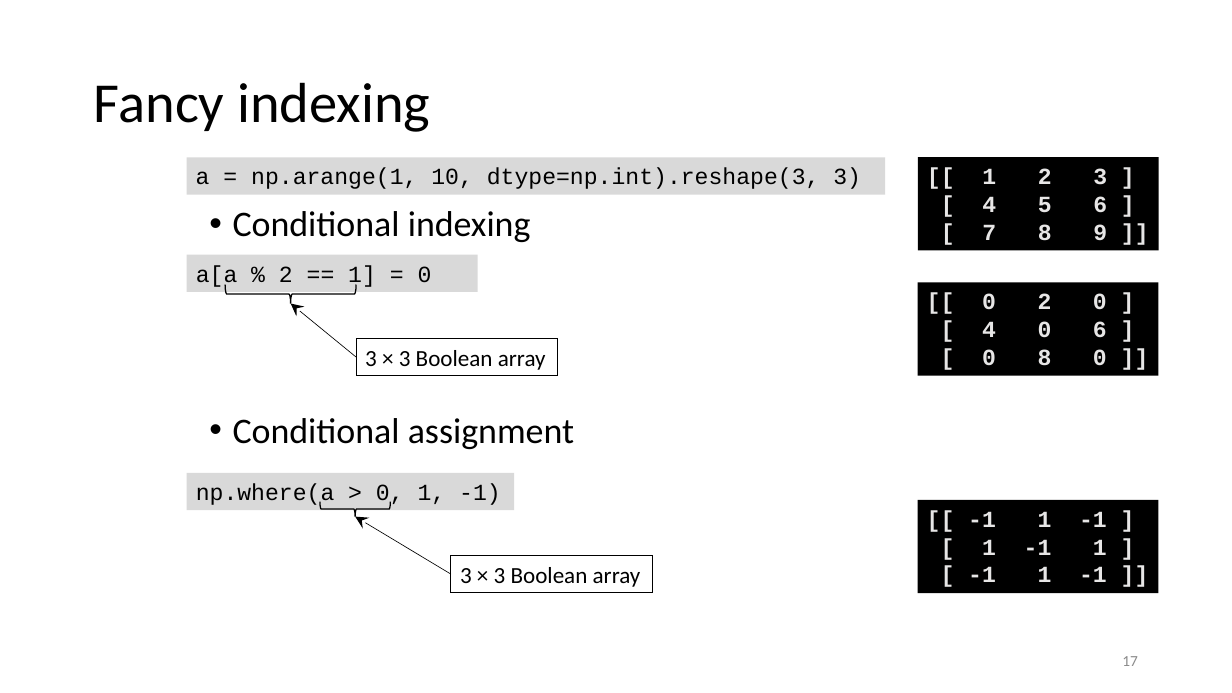
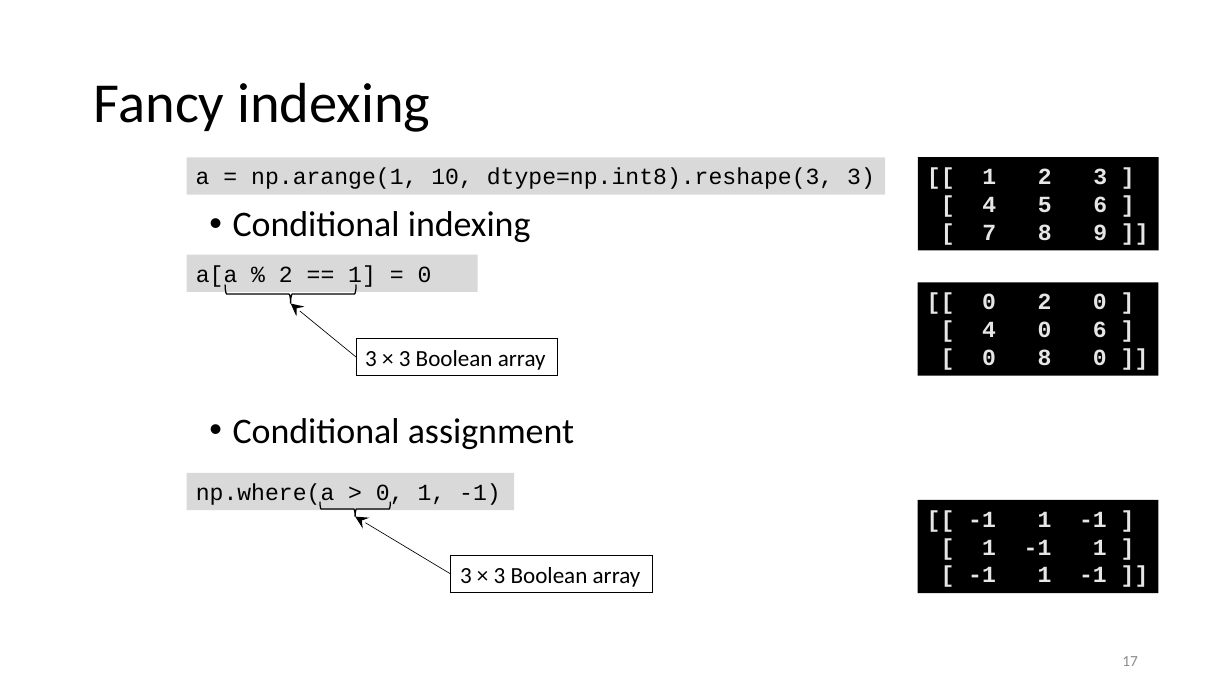
Before and after one commit to gjbex/Scientific-Python, a slide deck: slide 17 of scientific_python.pptx. Drawn at 1232x693 pixels with LibreOffice and Linux fonts; fonts in the diff are those of the drawing. Boxes give left, top, right and bottom in pixels: in the first picture for what was removed or moved away, otherwise in the second. Text is boxed around its words. In the diff, an @@ line names an element or a change of style, - is before the commit and + after.

Commit message:
Fix np.int type
np.int no longer exists, so replaced by np.int8

```diff
--- a/scientific_python.pptx
+++ b/scientific_python.pptx
@@ text in rectangle at box(196, 168, 875, 189): text changed @@
-a = np.arange(1, 10, dtype=np.int).reshape(3, 3)
+a = np.arange(1, 10, dtype=np.int8).reshape(3, 3)
```
